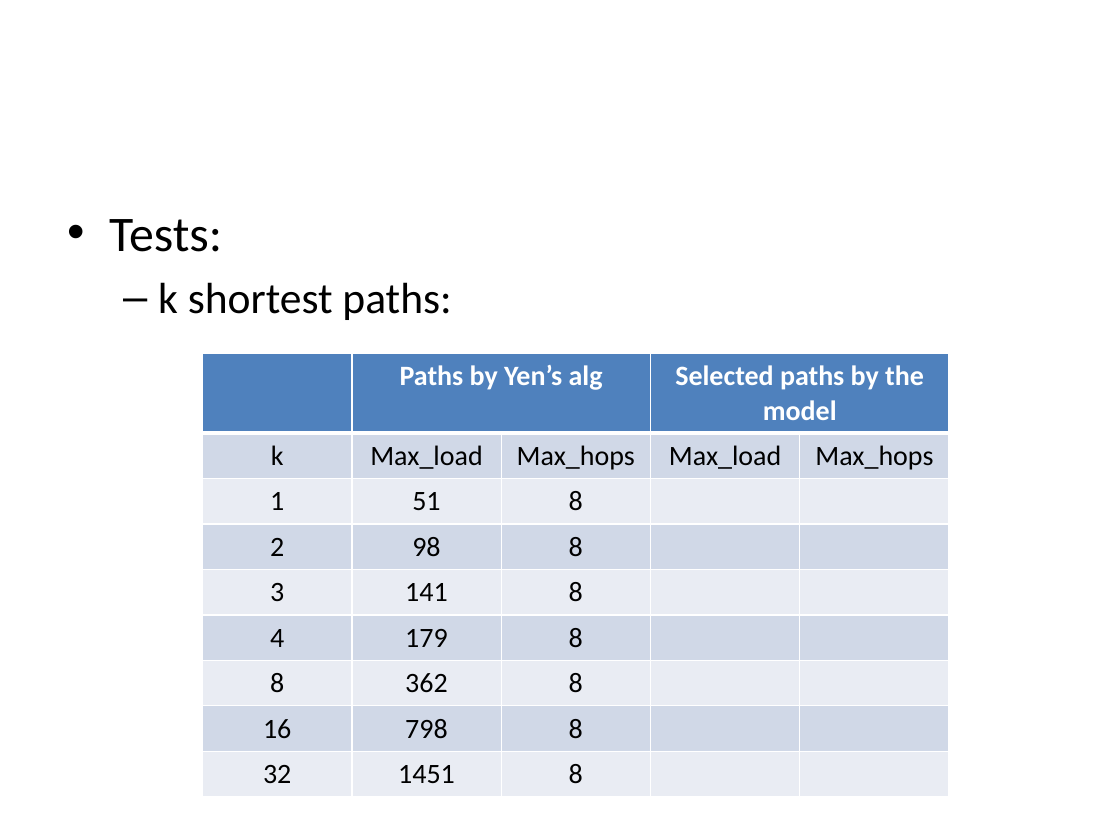
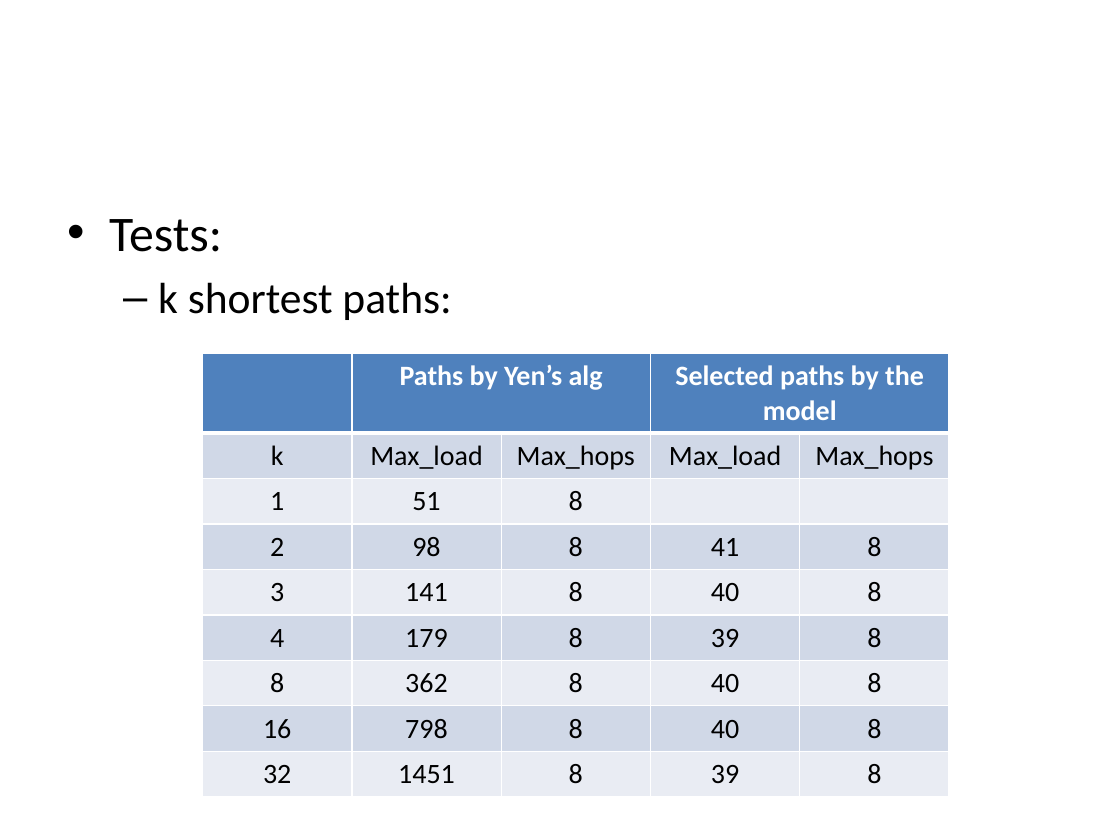
Before and after one commit to huyba/optiq, a slide deck: slide 19 of docs/argonne_weekly_update.pptx. Drawn at 1120x840 pixels with LibreOffice and Linux fonts; fonts in the diff are those of the drawing. Boxes give left, top, right and bottom in pixels: in the first picture for what was removed or moved away, otherwise in the second. Text is boxed around its words. In the diff, an @@ line names an element or a change of style, - is before the commit and + after.

```diff
--- a/docs/argonne_weekly_update.pptx
+++ b/docs/argonne_weekly_update.pptx
@@ table at box(203, 354, 948, 795) @@
-row 4, column 4: 
+row 4, column 4: 41
-row 4, column 5: 
+row 4, column 5: 8
-row 5, column 4: 
+row 5, column 4: 40
-row 5, column 5: 
+row 5, column 5: 8
-row 6, column 4: 
+row 6, column 4: 39
-row 6, column 5: 
+row 6, column 5: 8
-row 7, column 4: 
+row 7, column 4: 40
-row 7, column 5: 
+row 7, column 5: 8
-row 8, column 4: 
+row 8, column 4: 40
-row 8, column 5: 
+row 8, column 5: 8
-row 9, column 4: 
+row 9, column 4: 39
-row 9, column 5: 
+row 9, column 5: 8
```
Also in this commit, not shown: 2 other slides changed, 2 other files.
